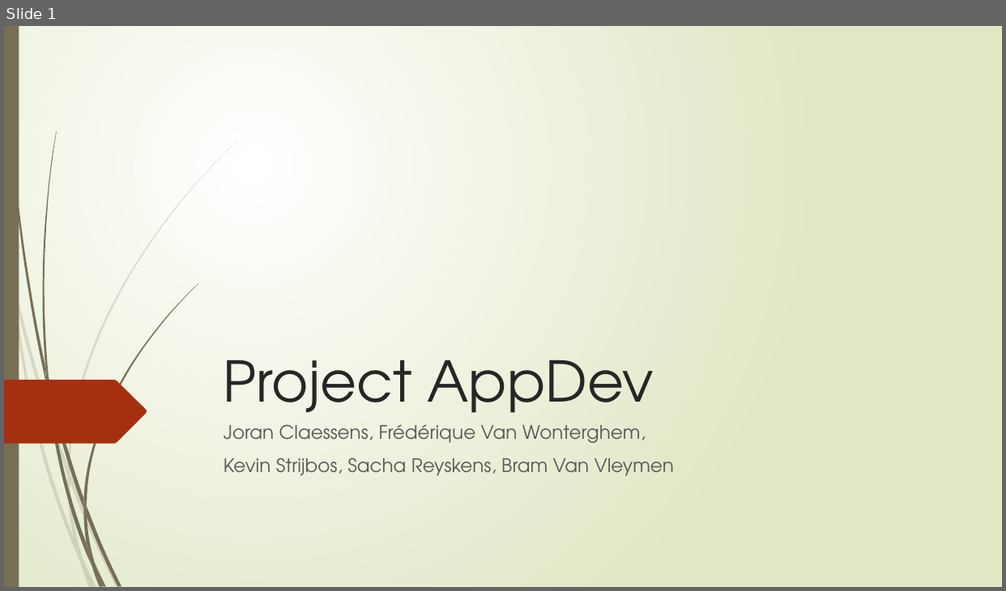
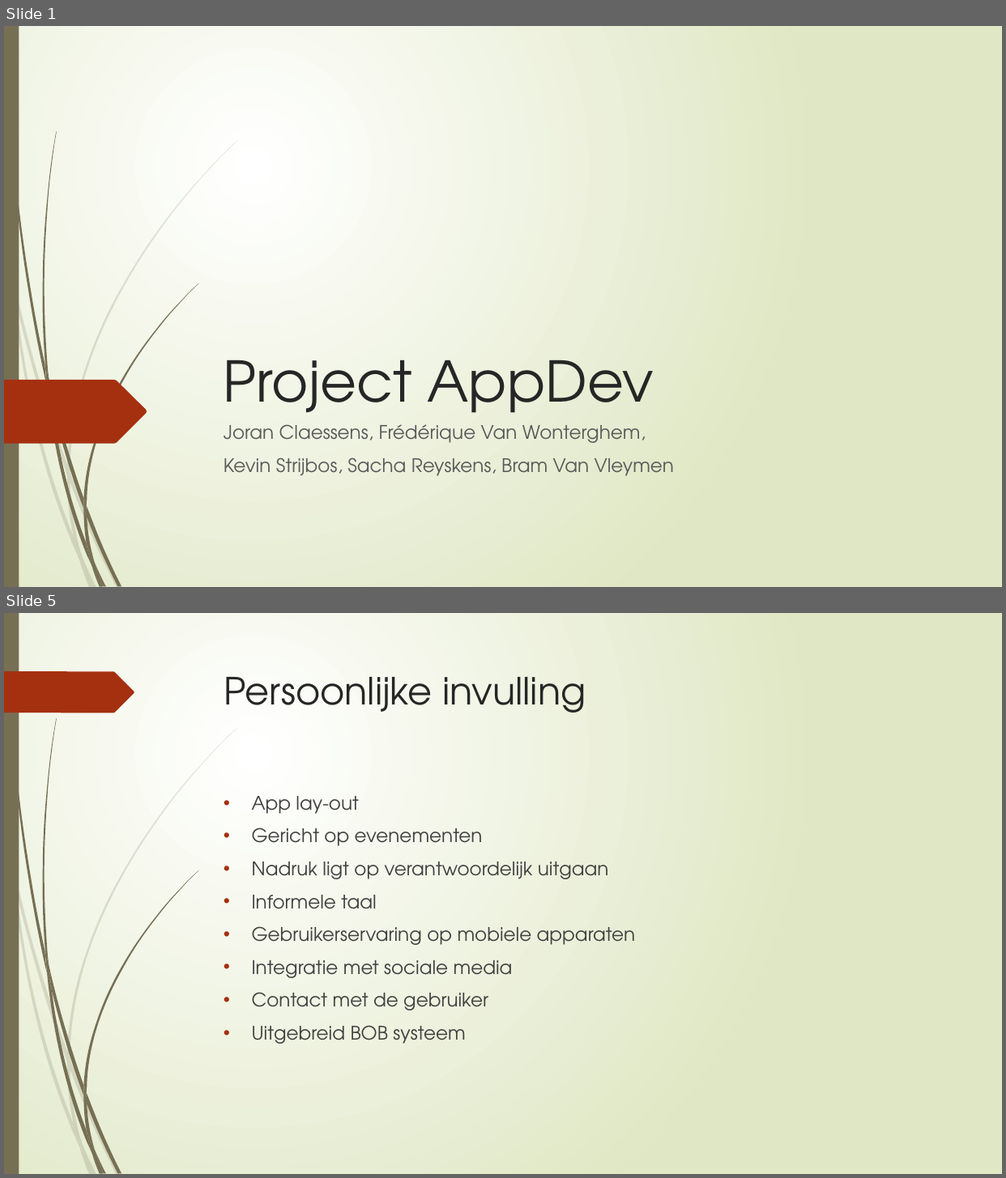
Before and after one commit to pxlit-projects/AppDev05_2016, a slide deck: presentation/Project AppDev.pptx. Shown one above the other, each under a label of ours: slide 1 before the commit, slides 1 and 5 after it; the slides between them are not shown. The pictures are 1006x591 and 1006x1178 pixels, drawn with LibreOffice and Linux fonts; fonts in the diff are those of the drawing. Boxes give left, top, right and bottom in pixels: in the first picture for what was removed or moved away, otherwise in the second. Text is boxed around its words. In the diff, an @@ line names an element or a change of style, - is before the commit and + after.

```diff
--- a/presentation/Project AppDev.pptx
+++ b/presentation/Project AppDev.pptx
@@ slide 5 added at (x1=4, y1=613, x2=1002, y2=1174), background gradient #FFFFFF to #DFE8C4; not listed: 23 template elements that a slide beside it also shows @@
@@ freeform shape added at (x1=4, y1=671, x2=134, y2=713), fill #A53010 @@
@@ title added at (x1=224, y1=677, x2=586, y2=713), 36 pt, text #262626 @@
+Persoonlijke invulling
@@ text added at (x1=252, y1=796, x2=635, y2=1044), 18 pt, text #404040 @@
+• App lay-out
+• Gericht op evenementen
+• Nadruk ligt op verantwoordelijk uitgaan
+• Informele taal
+• Gebruikerservaring op mobiele apparaten
+• Integratie met sociale media
+• Contact met de gebruiker
+• Uitgebreid BOB systeem
```
Also in this commit, not shown: 4 slides changed, 10 other slides added, 1 other file.
